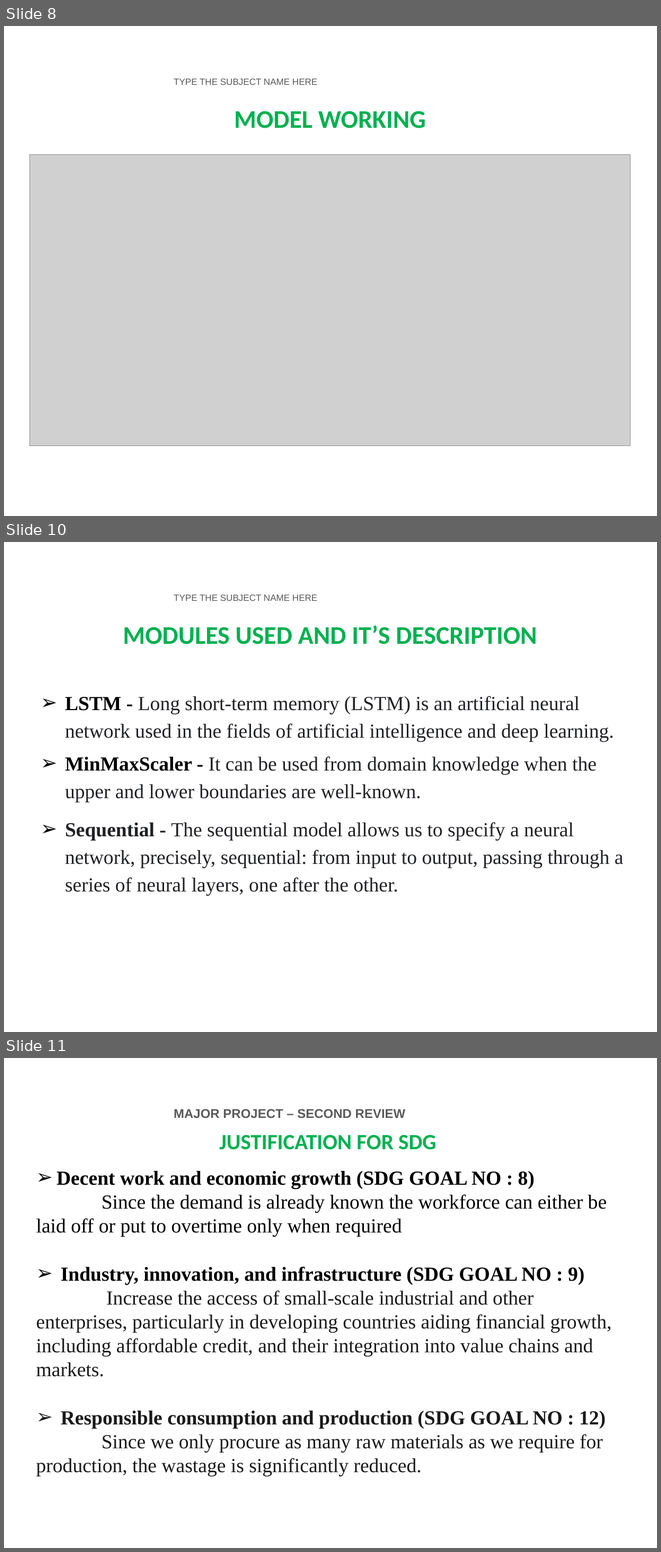
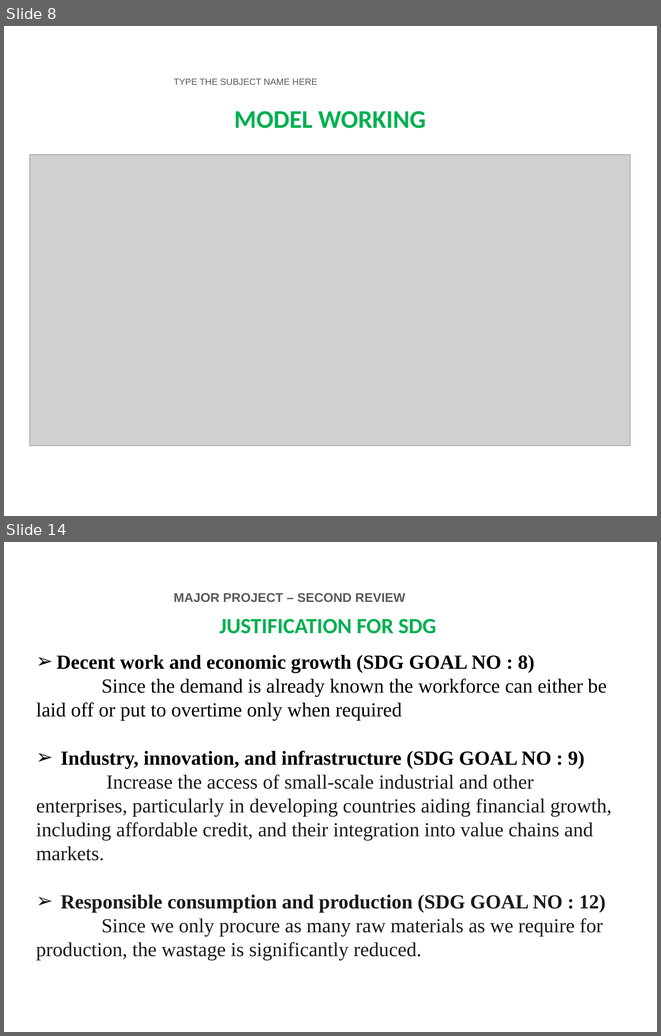
Before and after one commit to 24tarun/UG-project-Demand-Forecasting, a slide deck: FINAL_YEAR_PROJECT_PPT.pptx. Shown one above the other, each under a label of ours: slides 8, 10 and 11 before the commit, slides 8 and 14 after it; the slides between them are not shown. The pictures are 661x1552 and 661x1036 pixels, drawn with LibreOffice and Linux fonts; fonts in the diff are those of the drawing; grey boxes stand for pictures; background and template pictures are left out. Boxes give left, top, right and bottom in pixels: in the first picture for what was removed or moved away, otherwise in the second. Text is boxed around its words. In the diff, an @@ line names an element or a change of style, - is before the commit and + after.

```diff
--- a/FINAL_YEAR_PROJECT_PPT.pptx
+++ b/FINAL_YEAR_PROJECT_PPT.pptx
@@ slide 10 removed at (x1=4, y1=542, x2=657, y2=1032), background picture (left out); not listed: 2 template elements that a slide beside it also shows @@
@@ text removed at (x1=123, y1=625, x2=537, y2=644) @@
-MODULES USED AND IT’S DESCRIPTION
@@ text removed at (x1=65, y1=696, x2=624, y2=896) @@
-➢ LSTM - Long short-term memory (LSTM) is an artificial neural network used in the fields of artificial intelligence and deep learning.
-➢ MinMaxScaler - It can be used from domain knowledge when the upper and lower boundaries are well-known.
-➢ Sequential - The sequential model allows us to specify a neural network, precisely, sequential: from input to output, passing through a series of neural layers, one after the other.
@@ what was slide 11 is now slide 14 @@
```
Also in this commit, not shown: 4 slides changed, 5 slides added, 1 other slide removed, 4 other files.
